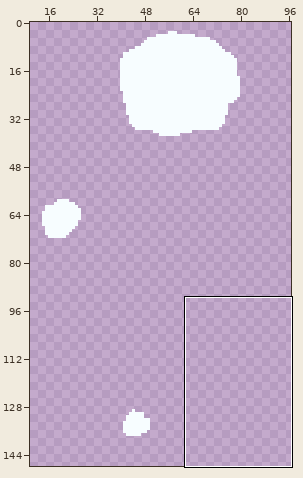
Edited in one commit: animated GIF sprite (pixel-world/images/steam.gif). Above: a wide view before the commit, with the close-up outlined.
Close-up. First the earlier version:
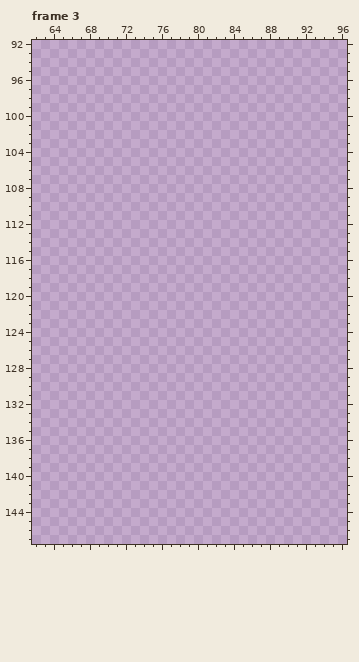
The file is 200x300 pixels, drawn in blocks of 2x2; one block is one cell here. Shown: frame 3: x 62..96, y 92..147. The wide view leaves out empty margins. The commit also changed other frames or places, which this record leaves out.
Once edited:
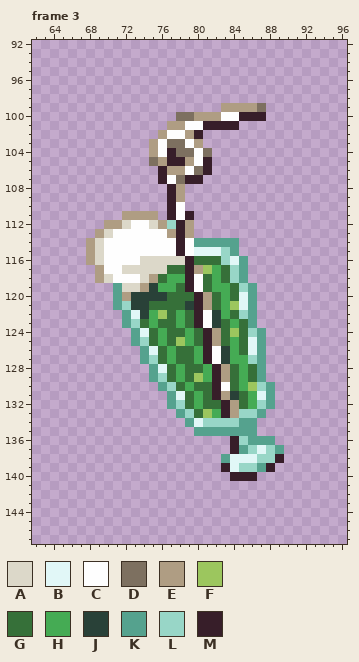
Palette (. is transparent): A #dcd8c9  B #e1f7f7  C #fefefe  D #7d7060  E #af9d83  F #9cc65e  G #367039  H #45ab54  J #294138  K #55a28e  L #98d6c7  M #371e29
Diff:
--- frame 3
@@ x 62..96 @@
  98 ...................................
- 99 ...................................
-100 ...................................
-101 ...................................
-102 ...................................
-103 ...................................
-104 ...................................
-105 ...................................
-106 ...................................
-107 ...................................
-108 ...................................
-109 ...................................
-110 ...................................
-111 ...................................
-112 ...................................
-113 ...................................
-114 ...................................
-115 ...................................
-116 ...................................
-117 ...................................
-118 ...................................
-119 ...................................
-120 ...................................
-121 ...................................
-122 ...................................
-123 ...................................
-124 ...................................
-125 ...................................
-126 ...................................
-127 ...................................
-128 ...................................
-129 ...................................
-130 ...................................
-131 ...................................
-132 ...................................
-133 ...................................
-134 ...................................
-135 ...................................
-136 ...................................
-137 ...................................
-138 ...................................
-139 ...................................
-140 ...................................
+ 99 .....................EEEED.........
+100 ................DDEEECCMMM.........
+101 ...............EECCMMMM............
+102 ..............ECCEM................
+103 .............ECDDCE................
+104 .............ECMDDCD...............
+105 .............DEMMECM...............
+106 ..............MEECDM...............
+107 ..............MCDMM................
+108 ...............ME..................
+109 ...............ME..................
+110 ...............MC..................
+111 ..........EEEE.MCM.................
+112 ........EEACCAELME.................
+113 .......EACCCCCCEME.................
+114 ......EACCCCCCCCMCKKKKK............
+115 ......EACCCCCCCCMCBBBLK............
+116 ......EACCCCAAAAAMGGGLBK...........
+117 .......ECCAAAAAGGMEFHGLK...........
+118 .......EACCCAEGHHMCGHGLK...........
+119 .........KAAEJHHGMCGHHGLK..........
+120 .........KEJJJJGGGMEGHGBK..........
+121 .........KLJJGGGGJMEGHFBK..........
+122 ..........KBJHFGHGMCJHGLK..........
+123 ..........KLGHGGHGMCJGHGK..........
+124 ...........KBGHGGHGMEGFGLK.........
+125 ...........KLGHGFHGMEGHGBK.........
+126 ............KBGHGGHMCJHGBK.........
+127 ............KLGHGGHMCJHHLK.........
+128 .............KBGHGGHMEGHGK.........
+129 .............KLGHGFHMEGHGK.........
+130 ..............KLGHGGMCGHFLK........
+131 ...............KBGHGMEJGHBK........
+132 ...............KLGHGGMEGHLK........
+133 ................KLGFHMELLK.........
+134 .................KBLLLLKK..........
+135 ..................KKKKKKK..........
+136 ......................MLKKK........
+137 ......................MKLBLK.......
+138 .....................KBBBLLM.......
+139 .....................MBLLKM........
+140 ......................MMM..........
 141 ...................................
Boxes around the changes in both close-ups, in picture pixels (x1, y1, x2, y2):
added: (86, 103, 284, 481)
